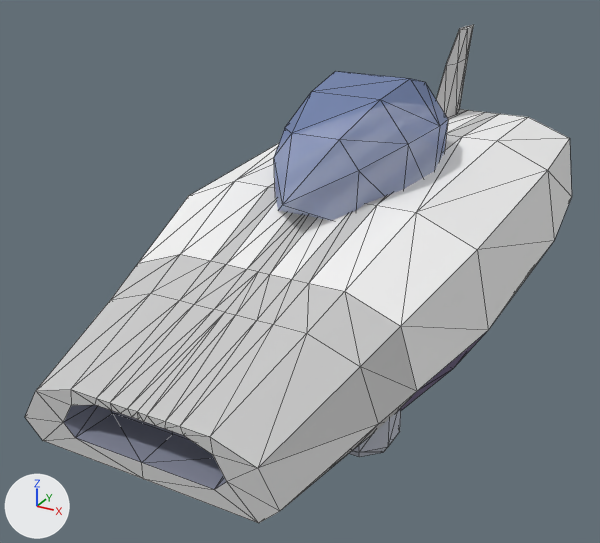
An edit to the OBJ model sdcard5/apps/cosmozoom.app/models/hull_cube.obj, drawn before and after from the same camera.
Before and after are seen from a 50 mm camera at (1.65, -3.59, 2.04) aimed at (-0.14, -0.33, 0.41). Lighting does not change. The marker at lower left points along +X, +Y and +Z. The picture after the commit comes second. Mesh edges are drawn as thin lines. Where no turn or scale is listed for an object, it has been applied to the vertices.

Names of what the first picture shows: 'hull_cube'.
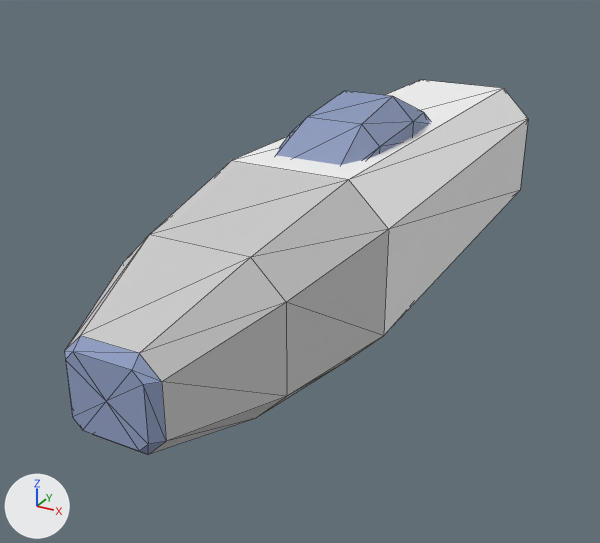
What the commit changed:
In material 'tint' (mat_tint), alpha goes from 0.62 to 0.88.
Material 'slate' (mat_slate) is new.
Its base color is (0.29, 0.353, 0.557) (greyish blue #93a0c5).
Its roughness is 1.0.
me_hull_cube is used by ob_hull_cube; location (0.0, 0.0, 0.0).
me_hull_cube had 315 vertices, 564 faces and spanned x -0.84..0.84, y -1.75..1.66, z 0.02..1.36.
me_hull_cube no longer uses material mat_darkgrey (grey #878b9e).
me_hull_cube no longer uses material mat_grey (light grey #c4c8d4).
me_hull_cube no longer uses material mat_ink (purple #726589).
me_hull_cube now has 100 vertices, 192 faces and spans x -0.46..0.46, y -1.89..1.6, z 0.2..1.22.
me_hull_cube part 1: the loose piece of 155 vertices spanning x -0.84..0.84, y -1.75..1.5, z 0.13..1.3 is rebuilt with 50 vertices and now spans x -0.46..0.46, y -1.89..1.6, z 0.2..1.04.
me_hull_cube part 2: a new loose piece of 50 vertices spanning x -0.24..0.24, y -0.7..0.5, z 0.9..1.22, in mat_tint (greyish blue #93a0c5).
me_hull_cube part 3: 9 loose pieces with 160 vertices, spanning x -0.67..0.67, y -1.1..1.66, z 0.02..1.36, are deleted.
me_hull_cube no longer uses material mat_plasma_glow (cyan #cffaff, glowing cyan #cffaff).
me_hull_cube gains material mat_slate (greyish blue #93a0c5).

Where the change shows, as pixel boxes [x1, y1, x2, y2] in the pictures (600 x 543 px):
'hull_cube', surface changed, reshaped (15% narrower, 25% shorter): before [25, 25, 572, 523]; after [65, 80, 528, 455]
part 1 of me_hull_cube, rebuilt (15% narrower, 17% shorter): before [25, 71, 572, 523]; after [65, 80, 528, 455]
part 2 of me_hull_cube, added: after [276, 91, 430, 165]
part 3 of me_hull_cube, deleted (mostly hidden): before [349, 25, 474, 457]
